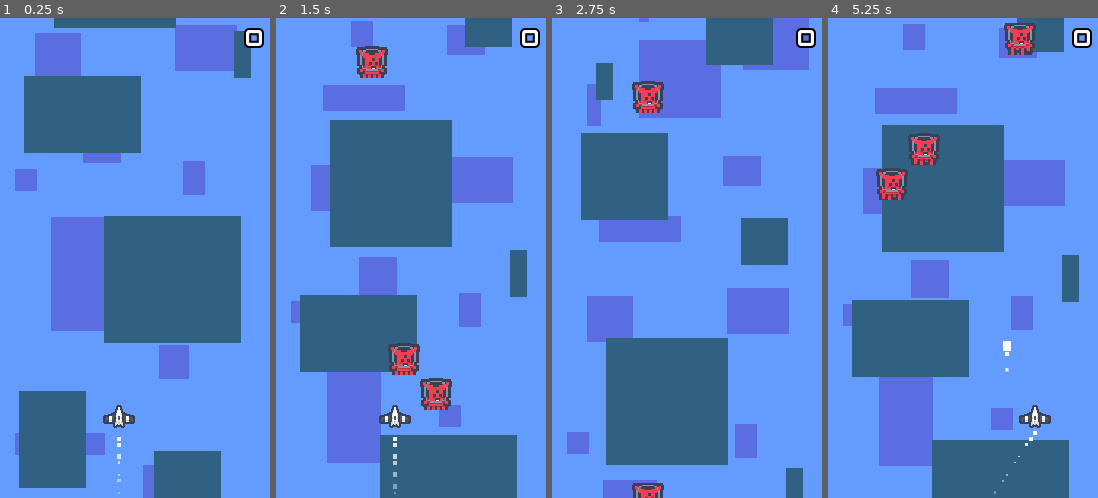
Above: before the commit, frames 1-4 (left to right).
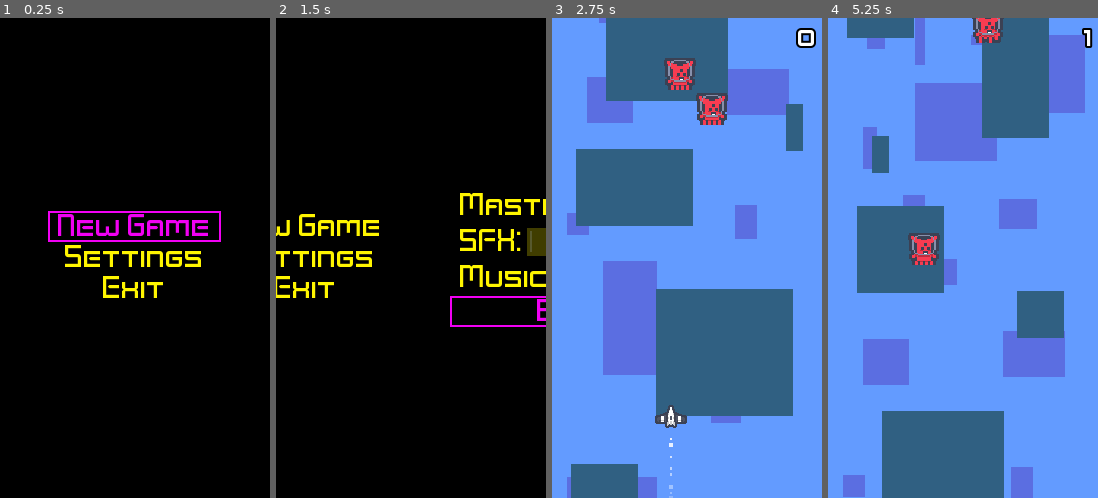
Above: after the commit, the same moments.

Repository: elektito/reverse-streak
Game: Godot game, scene res://MainMenu.tscn
The game is run twice, just before and just after one commit, with the same random seed, the same clock (stepped at 60 frames per second) and the same inputs. Before the commit the project starts from res://Game.tscn.
Inputs (mouse positions are in pixels of both pictures, inside the frame that each line leads up to):
- Up to frame 1 (0.25 s): no input
- Up to frame 2 (1.5 s): click (411, 258) at 0.5 s, where only the run after the commit has a clickable "Settings"; click (411, 310) at 1.25 s, where only the run after the commit has a clickable "Back"
- Up to frame 3 (2.75 s): click (687, 224) at 2 s, where only the run after the commit has a clickable "New Game"
- Up to frame 4 (5.25 s): hold Right (right) 2.78-3.53 s; tap Space (shoot) every 0.75 s from 2.85 to 5.1 s; hold Left (left) 3.53-4.28 s; hold Right (right) from 4.28 s (still down)

The runs differ from the first frame. In frame 1, 100% of the frame differs, in the area x 0-100%, y 0-100%; in frame 2, 100%; in frame 3, 45%; in frame 4, 51%.

Commit message:
Add main menu

Diff:
--- a/Game.gd
+++ b/Game.gd
@@ -27,6 +27,11 @@
 	var row_scroll_time = row_height * pixel_scroll_time
 	row_scroll_time = (row_height + 5) / VERTICAL_SPEED
 	$enemy_spawn_timer.start(row_scroll_time)
+
+
+func _unhandled_input(event):
+	if Input.is_action_just_pressed("ui_cancel"):
+		get_tree().change_scene("res://MainMenu.tscn")
 
 
 func _physics_process(delta):
--- /dev/null
+++ b/MainMenu.gd
@@ -0,0 +1,71 @@
+extends Control
+
+var master_bus = AudioServer.get_bus_index('Master')
+var sfx_bus = AudioServer.get_bus_index('SFX')
+var music_bus = AudioServer.get_bus_index('Music')
+
+func _ready():
+	var menu_screen = preload("res://MenuScreen.tscn").instance()
+	menu_screen.menu = [
+		{
+			'name': 'new_game',
+			'type': 'button',
+			'title': 'New Game',
+		},
+		{
+			'name': 'settings',
+			'type': 'submenu',
+			'title': 'Settings',
+			'menu': [
+				{
+					'name': 'master_volume',
+					'type': 'slider',
+					'title': 'Master',
+					'value': db2linear(AudioServer.get_bus_volume_db(master_bus)),
+				},
+				{
+					'name': 'sfx_volume',
+					'type': 'slider',
+					'title': 'SFX',
+					'value': db2linear(AudioServer.get_bus_volume_db(sfx_bus)),
+				},
+				{
+					'name': 'music_volume',
+					'type': 'slider',
+					'title': 'Music',
+					'value': db2linear(AudioServer.get_bus_volume_db(music_bus)),
+				},
+				{
+					'name': 'settings_back',
+					'type': 'back',
+					'title': 'Back',
+				}
+			]
+		},
+		{
+			'name': 'exit',
+			'type': 'button',
+			'title': 'Exit',
+		},
+	]
+	add_child(menu_screen)
+	menu_screen.connect("button_clicked", self, "_on_menu_button_pressed")
+	menu_screen.connect("slider_value_changed", self, "_on_menu_slider_value_changed")
+
+
+func _on_menu_button_pressed(name: String):
+	match name:
+		'new_game':
+			get_tree().change_scene("res://Game.tscn")
+		'exit':
+			get_tree().quit()
+
+
+func _on_menu_slider_value_changed(name: String, value: float):
+	match name:
+		'master_volume':
+			AudioServer.set_bus_volume_db(master_bus, linear2db(value))
+		'sfx_volume':
+			AudioServer.set_bus_volume_db(sfx_bus, linear2db(value))
+		'music_volume':
+			AudioServer.set_bus_volume_db(music_bus, linear2db(value))
--- /dev/null
+++ b/MainMenu.tscn
@@ -0,0 +1,11 @@
+[gd_scene load_steps=2 format=2]
+
+[ext_resource path="res://MainMenu.gd" type="Script" id=1]
+
+[node name="MainMenu" type="Control"]
+anchor_right = 1.0
+anchor_bottom = 1.0
+script = ExtResource( 1 )
+__meta__ = {
+"_edit_use_anchors_": false
+}
--- a/MenuScreen.gd
+++ b/MenuScreen.gd
@@ -5,45 +5,7 @@
 
 var transition_time := 0.3
 
-var menu = [
-	{
-		'name': 'new_game',
-		'type': 'button',
-		'title': 'New Game',
-	},
-	{
-		'name': 'settings',
-		'type': 'submenu',
-		'title': 'Settings',
-		'menu': [
-			{
-				'name': 'master_volume',
-				'type': 'slider',
-				'title': 'Master',
-			},
-			{
-				'name': 'sfx_volume',
-				'type': 'slider',
-				'title': 'SFX',
-			},
-			{
-				'name': 'music_volume',
-				'type': 'slider',
-				'title': 'Music',
-			},
-			{
-				'name': 'settings_back',
-				'type': 'back',
-				'title': 'Back',
-			}
-		]
-	},
-	{
-		'name': 'exit',
-		'type': 'button',
-		'title': 'Exit',
-	},
-]
+var menu
 
 var items := []
 var current_menu: Control
@@ -54,8 +16,9 @@
 
 
 func _ready():
-	create_menu(menu, $center)
-	current_menu = $center
+	if menu:
+		create_menu(menu, $center)
+		current_menu = $center
 
 
 func create_menu(menu, parent):
@@ -151,6 +114,7 @@
 	slider.max_value = 1.0
 	slider.step = 0.05
 	slider.tick_count = 10
+	slider.value = desc.get('value', 0.0)
 	slider.size_flags_horizontal = SIZE_EXPAND_FILL
 	slider.rect_min_size.x = 100
 	slider.ticks_on_borders = true
--- a/project.godot
+++ b/project.godot
@@ -11,7 +11,7 @@
 [application]
 
 config/name="Reverse Streak"
-run/main_scene="res://Game.tscn"
+run/main_scene="res://MainMenu.tscn"
 config/icon="res://icon.png"
 
 [display]
